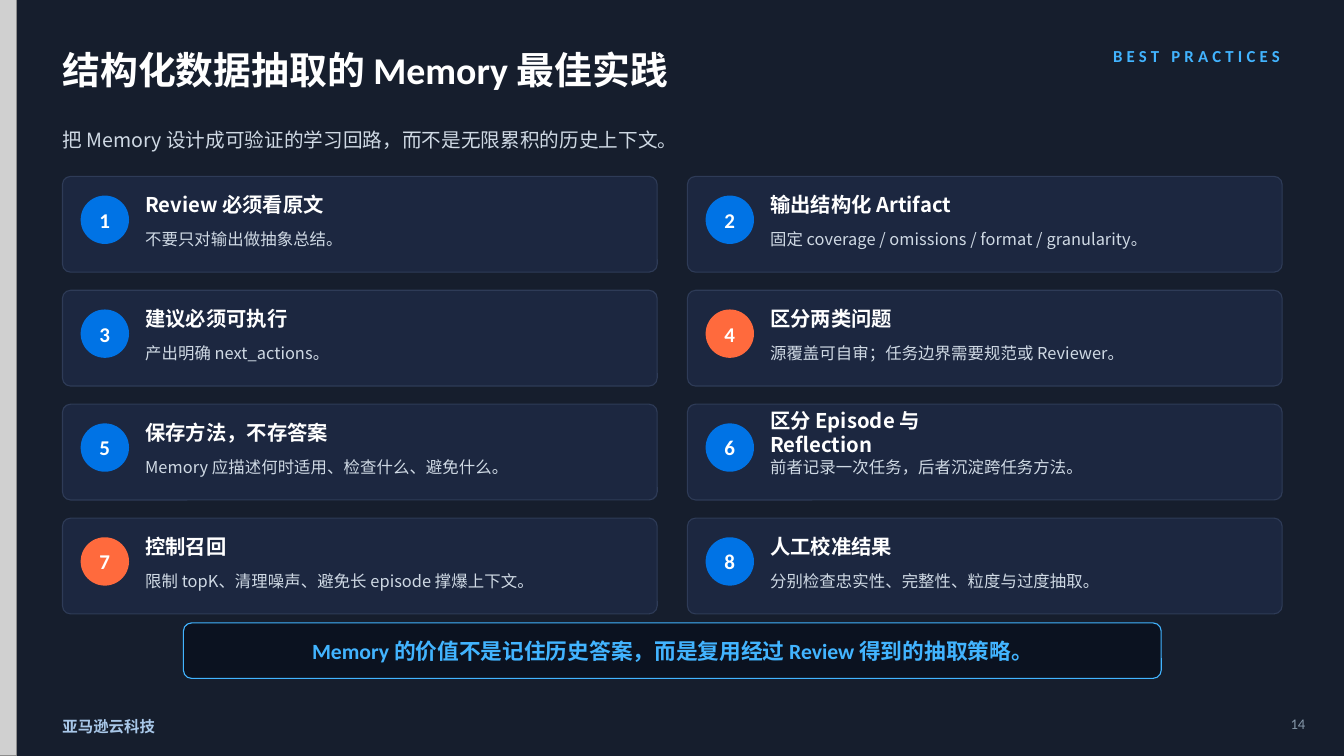
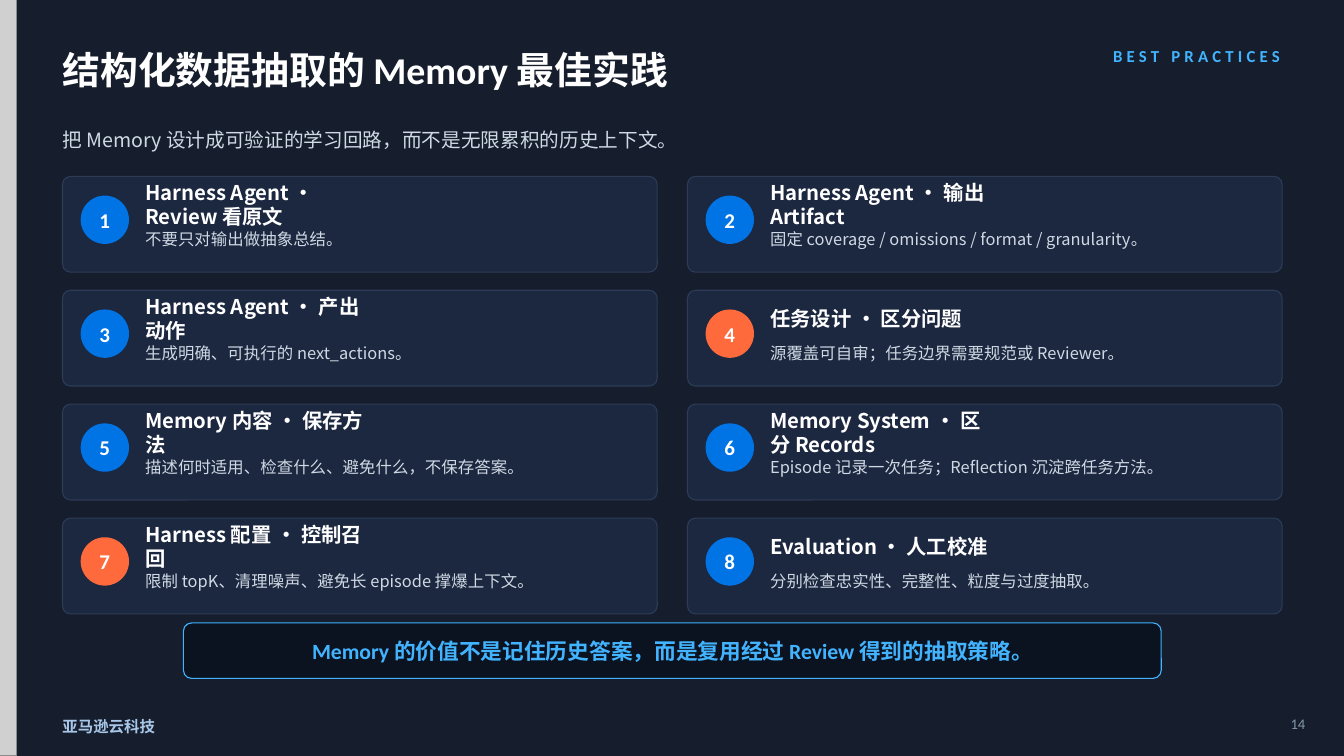
Before and after one commit to dashjim/agentcore-memory-loop, a slide deck: slide 14 of docs/记忆能让Agent越跑越好吗-V3.pptx. Drawn at 1344x756 pixels with LibreOffice and Linux fonts; fonts in the diff are those of the drawing; grey boxes stand for pictures. Boxes give left, top, right and bottom in pixels: in the first picture for what was removed or moved away, otherwise in the second. Text is boxed around its words. In the diff, an @@ line names an element or a change of style, - is before the commit and + after.

Commit message:
docs: clarify execution roles in memory deck

```diff
--- a/docs/记忆能让Agent越跑越好吗-V3.pptx
+++ b/docs/记忆能让Agent越跑越好吗-V3.pptx
@@ text at [145, 185, 289, 226]: text changed @@
-Review 必须看原文
+Harness Agent · Review 看原文
@@ text at [770, 182, 985, 225]: text changed @@
-输出结构化 Artifact
+Harness Agent · 输出 Artifact
@@ text at [145, 296, 360, 340]: text changed @@
-建议必须可执行
+Harness Agent · 产出动作
@@ text at [770, 309, 962, 328]: text changed @@
-区分两类问题
+任务设计 · 区分问题
@@ text at [145, 345, 412, 362]: text changed @@
-产出明确 next_actions。
+生成明确、可执行的 next_actions。
@@ text at [145, 410, 363, 454]: text changed @@
-保存方法，不存答案
+Memory 内容 · 保存方法
@@ text at [770, 411, 980, 454]: text changed @@
-区分 Episode 与 Reflection
+Memory System · 区分 Records
@@ text at [145, 459, 524, 475]: text changed @@
-Memory 应描述何时适用、检查什么、避免什么。
+描述何时适用、检查什么、避免什么，不保存答案。
@@ text at [770, 459, 1164, 477]: text changed @@
-前者记录一次任务，后者沉淀跨任务方法。
+Episode 记录一次任务；Reflection 沉淀跨任务方法。
@@ text at [145, 521, 362, 568]: text changed @@
-控制召回
+Harness 配置 · 控制召回
@@ text at [770, 536, 988, 556]: text changed @@
-人工校准结果
+Evaluation · 人工校准
```
Also in this commit, not shown: 6 other slides changed, 2 other files.
